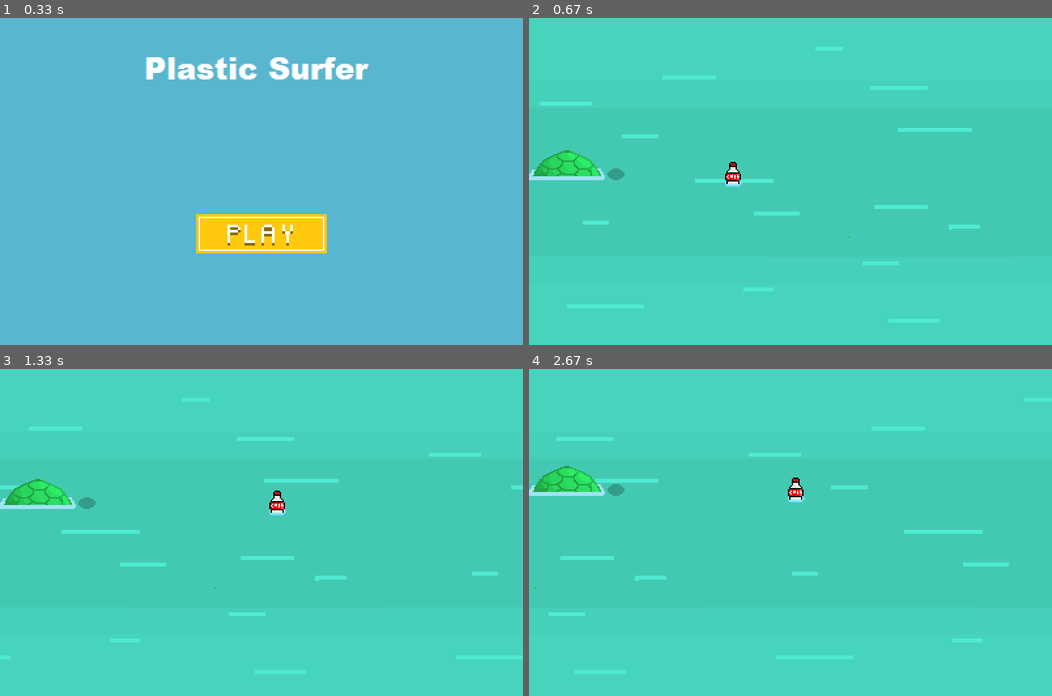
Above: before the commit, frames 1-4 (two rows, left to right).
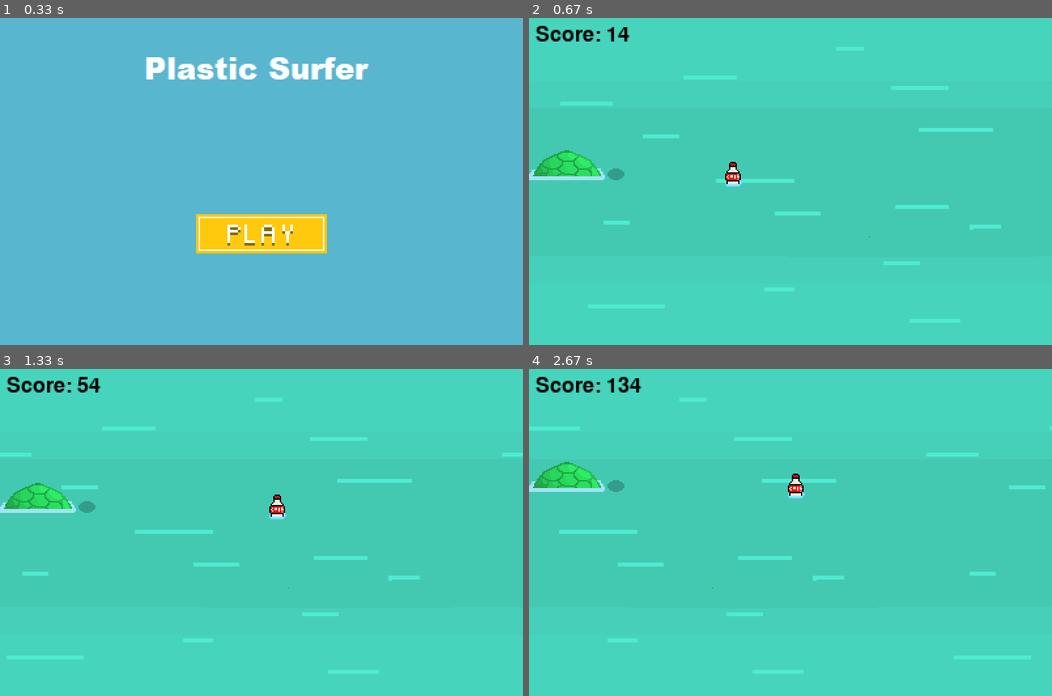
Above: after the commit, the same moments.

Repository: Kan5661/pygame-hackathon
Game: pygame game, started from Garbage/main.py
Same seed, same stepped clock (60 frames per second), same inputs: the game is played once before the commit and once after it.
Inputs (mouse positions are in pixels of both pictures, inside the frame that each line leads up to):
- Up to frame 1 (0.33 s): no input
- Up to frame 2 (0.67 s): click (790, 233) at 0.38 s
- Up to frame 3 (1.33 s): hold D 0.67-1.13 s; hold W from 1.17 s (still down)
- Up to frame 4 (2.67 s): release W at 1.47 s; hold D 1.5-1.97 s; hold A 2-2.53 s; hold S from 2.57 s (still down)

Frame 1 is identical in both runs. In frame 2, 1.4% of the frame differs, in the area x 1-91%, y 2-76%; in frame 3, 3.6%; in frame 4, 3.7%, in the area x 0-99%, y 2-76%.

Commit message:
score and better collisions

Diff:
--- a/Garbage/main.py
+++ b/Garbage/main.py
@@ -14,7 +14,7 @@
 pygame.time.set_timer(SPAWN_BOULDER, 4000)  # Trigger spawn boulder event every 4 seconds
 
 INCREASE_GAME_SPEED = pygame.USEREVENT + 1
-pygame.time.set_timer(INCREASE_GAME_SPEED, 1000)
+pygame.time.set_timer(INCREASE_GAME_SPEED, 20000)
 
 
 # Create surfaces/images and rect
@@ -92,7 +92,15 @@
         GAME_SPEED = 0
 
     if player_rect.collidelist(boulder_rects) != -1:
-        player_rect.right = boulder_rects[player_rect.collidelist(boulder_rects)].left
+        boulder_collided = boulder_rects[player_rect.collidelist(boulder_rects)]
+        if boulder_collided.collidepoint(player_rect.midbottom):
+            player_rect.bottom = boulder_collided.top - 1
+        elif boulder_collided.collidepoint(player_rect.midtop):
+            player_rect.top = boulder_collided.bottom + 1
+        elif boulder_collided.collidepoint(player_rect.midleft):
+            player_rect.left = boulder_collided.right + 1
+        else:
+            player_rect.right = boulder_collided.left - 1
 
 
 def g1pause():
@@ -113,9 +121,10 @@
 
 
 # Game States/variables
-[RUN, MENU, GAME1, GAME2, G1PAUSE, G2PAUSE] = [True, True, False, False, False, False]
+[RUN, MENU, GAME1, G1PAUSE] = [True, True, False, False]
 GAME_SPEED = 1
-player_mov_x, player_mov_y, player_speed = 0, 0, 1
+SCORE = 0
+player_mov_x, player_mov_y, player_speed = 0, 0, 2
 turtle = turtle_seeking
 boulder_rects = []
 boulder_spawn_locations = [0, 50, 100, 150, 200, 250]
@@ -152,12 +161,13 @@
         move_bg()
         player_collision()
         g1pause()
+        write_text(msg='Score: ' + str(SCORE), color=(0, 0, 0), location=(5, 5), screen=display, font_size=24)
+        SCORE += GAME_SPEED
 
         display = pygame.transform.scale(display, (800, 500))
         screen.blit(display, (0, 0))
         for event in pygame.event.get():
             mouse_x_pos, mouse_y_pos = pygame.mouse.get_pos()
-            print(mouse_x_pos, mouse_y_pos)
             if event.type == pygame.QUIT:
                 pygame.quit()
                 sys.exit()
@@ -166,7 +176,7 @@
             if event.type == SPAWN_BOULDER:
                 create_boulder()
             if event.type == INCREASE_GAME_SPEED:
-                GAME_SPEED += 0.05
+                GAME_SPEED += 0.5
 
             if event.type == pygame.KEYDOWN and not G1PAUSE:
                 if event.key == pygame.K_a:
@@ -203,5 +213,5 @@
                 GAME_SPEED = 1
                 boulder_rects = []
 
-        clock.tick(120)
+        clock.tick(60)
         pygame.display.update()
